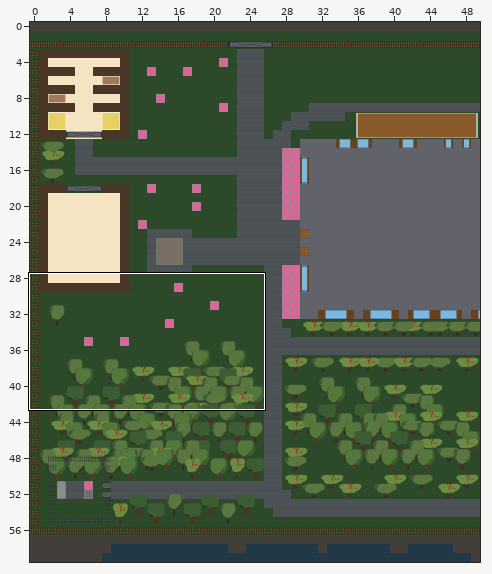
Tiled map: maps/yard.tmx. The picture above shows the old version from afar; the outline marks the close-up.
Close-up. Earlier state:
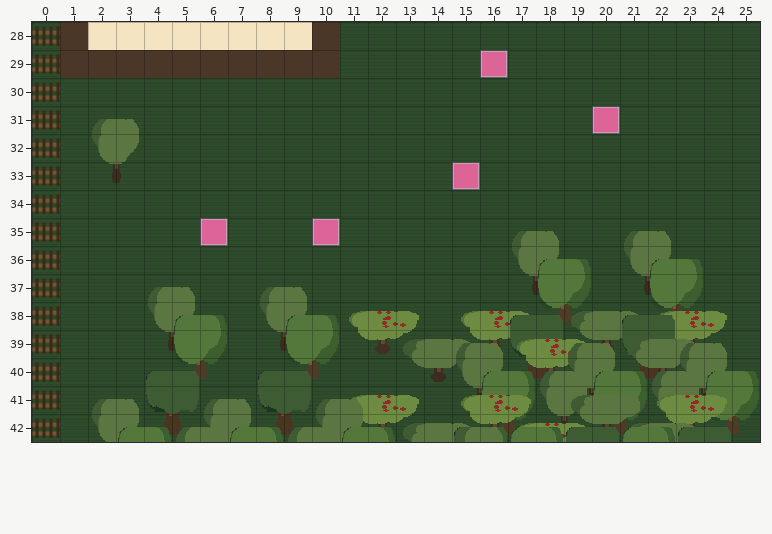
Cells are 64x64 px. Shown: x 0..25, y 28..42. The commit also changed other parts of the map, which this record leaves out.
Now the later version:
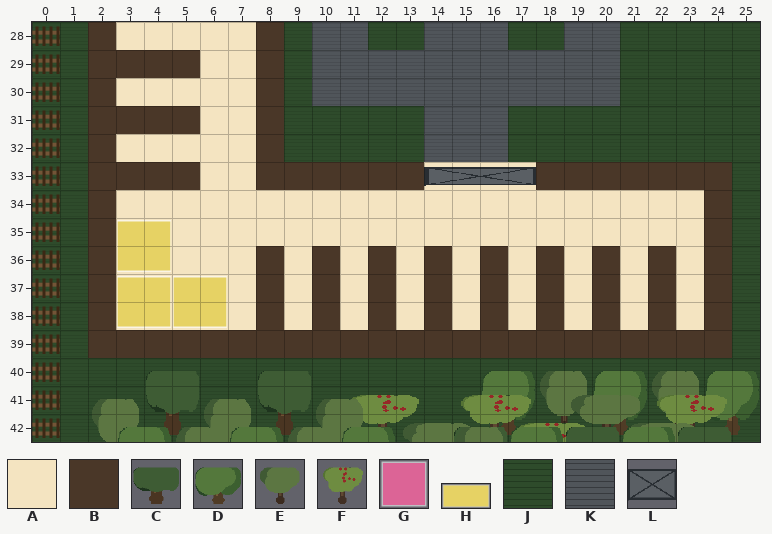
Key: from "tiles": A 0, B 1; from "tree_tiles": C 0, D 1, E 2, F 3; from "yard_objects": G 5 "flowers", H 8 "hay"; from "yard_tiles": J 0, K 4, L 9.
_ is an empty cell.
Objects are placed by their top-left corner, in cells (3,4 is the top-left corner of cell 3,4); size is 1x1 cell unless given.
The edit:
Layer "ground":
y 28: x 11 J -> _; x 14..16 JJJ -> ___; x 19..20 JJ -> __
y 29: x 11..20 JJJJJGJJJJ -> __________
y 30: x 2..8 JJJJJJJ -> _______; x 10..20 JJJJJJJJJJJ -> ___________
y 31: x 2..8 JJJJJJJ -> _______; x 14..16 JJJ -> ___; x 20 G -> J
y 32: x 2..8 JJJJJJJ -> _______; x 14..16 JJJ -> ___
y 33: x 2..24 JJJJJJJJJJJJJGJJJJJJJJJ -> _______________________
y 34: x 2..24 JJJJJJJJJJJJJJJJJJJJJJJ -> _______________________
y 35: x 2..24 JJJJGJJJGJJJJJJJJJJJJJJ -> _______________________
y 36..39: x 2..24 JJJJJJJJJJJJJJJJJJJJJJJ -> _______________________
Layer "paths":
y 28: x 10..11 __ -> KK; x 14..16 ___ -> KKK; x 19..20 __ -> KK
y 29..30: x 10..20 ___________ -> KKKKKKKKKKK
y 31..32: x 14..16 ___ -> KKK
Layer "trees":
removed: E "tree" at 2,31 size 2x3
removed: E "tree" at 21,35 size 2x3
removed: E "tree" at 17,35 size 2x3
removed: D "tree" at 22,36 size 2x3
removed: D "tree" at 18,36 size 2x3
removed: E "tree" at 8,37 size 2x3
removed: E "tree" at 4,37 size 2x3
removed: F "bushbush" at 11,38 size 3x2
removed: F "bushbush" at 15,38 size 3x2
removed: F "bushbush" at 22,38 size 3x2
removed: E "bush" at 19,38 size 3x2
removed: C "tree" at 21,38 size 2x3
removed: C "tree" at 17,38 size 2x3
removed: D "tree" at 9,38 size 2x3
removed: D "tree" at 5,38 size 2x3
removed: F "bushbush" at 17,39 size 3x2
removed: E "bush" at 13,39 size 3x2
removed: E "bush" at 21,39 size 3x2
removed: E "tree" at 23,39 size 2x3
removed: E "tree" at 19,39 size 2x3
removed: E "tree" at 15,39 size 2x3
Layer "stable":
y 28: x 2 _ -> B; x 8 _ -> B
y 29: x 6..7 __ -> AA
y 30: x 2..8 _______ -> BAAAAAB
y 31: x 2..8 _______ -> BBBBAAB
y 32: x 2..8 _______ -> BAAAAAB
y 33: x 2..24 _______________________ -> BBBBAABBBBBBAAAABBBBBBB
y 34..35: x 2..24 _______________________ -> BAAAAAAAAAAAAAAAAAAAAAB
y 36..38: x 2..24 _______________________ -> BAAAAABABABABABABABABAB
y 39: x 2..24 _______________________ -> BBBBBBBBBBBBBBBBBBBBBBB
Layer "stable_objects" (added):
added: L "stable-gate" at 14,33 size 4x1
added: H "hay-stack" at 3,35 size 2x2
added: H "hay-stack" at 3,37 size 2x2
added: H "hay-stack" at 5,37 size 2x2
Layer "carriage_house":
y 28: x 1..2 BA -> __; x 8..10 AAB -> ___
y 29: x 1 B -> _; x 6..7 BB -> __; x 9..10 BB -> __
